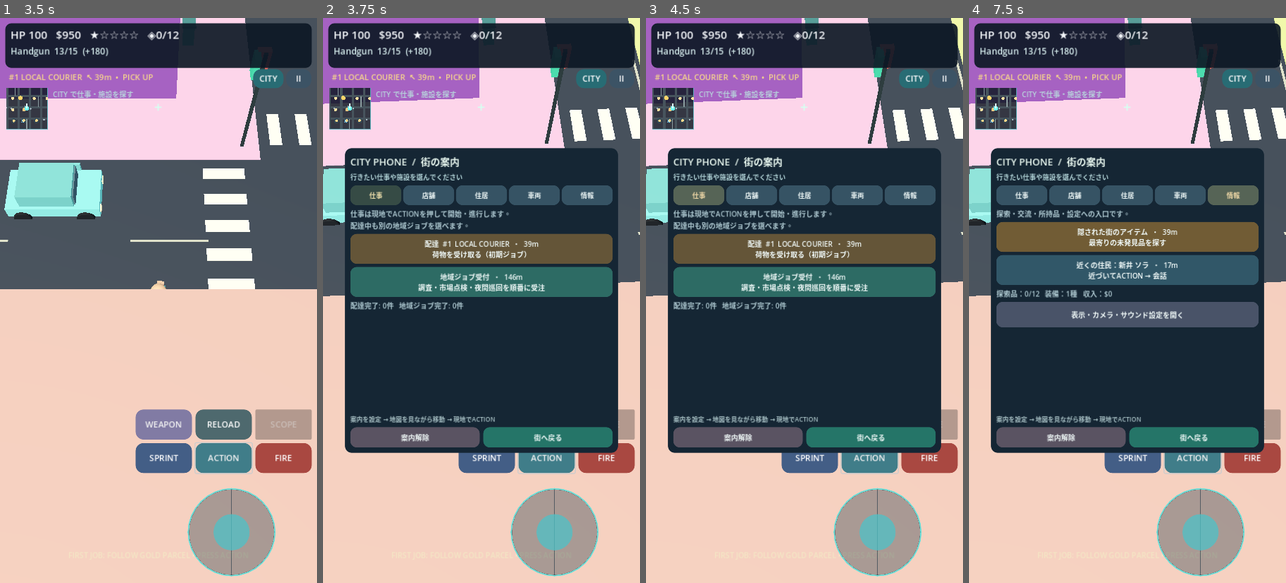
Above: before the commit, frames 1-4 (left to right).
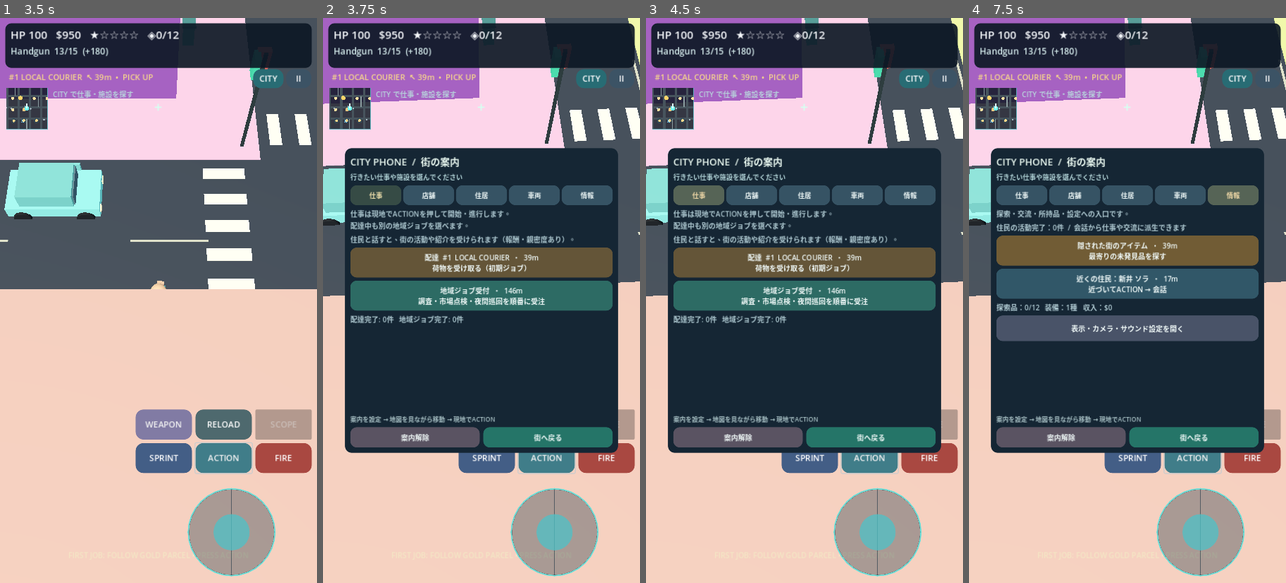
Above: after the commit, the same moments.

Repository: shejklgaia-png/Gt_a_like_game
Game: Godot game, scene res://scenes/main.tscn
The game is run twice, just before and just after one commit, with the same random seed, the same clock (stepped at 60 frames per second) and the same inputs.
Inputs (mouse positions are in pixels of both pictures, inside the frame that each line leads up to):
- Up to frame 1 (3.5 s): click "FIRE" at 0.5 s; click "ACTION" at 1.25 s; tap Enter at 2 s; move the mouse to (228, 272) at 2.02 s; hold D 2.03-2.75 s; hold Shift 2.03-2.75 s; click (228, 272) at 2.17 s; tap Space at 2.27 s; drag from (95, 328) to (142, 413) at 2.77 s
- Up to frame 2 (3.75 s): move the mouse to (513, 176) at 3.52 s; hold D from 3.53 s (still down); tap B at 3.6 s
- Up to frame 3 (4.5 s): release D at 4.25 s; click "仕事" at 4.25 s
- Up to frame 4 (7.5 s): click "店舗" at 5 s; click "住居" at 5.75 s; click "車両" at 6.5 s; click "情報" at 7.25 s

Frame 1 is identical in both runs. In frame 2, 7.5% of the frame differs, in the area x 8-92%, y 38-54%; in frame 3, 7.5%; in frame 4, 11%, in the area x 8-92%, y 36-58%.

Commit message:
Show conversation-origin jobs in CITY phone with active objective, directions, completed count and discovery hints

Diff:
--- a/scripts/city_phone.gd
+++ b/scripts/city_phone.gd
@@ -193,6 +193,12 @@
 
 func fill_jobs() -> void:
 	note("仕事は現地でACTIONを押して開始・進行します。\n配達中も別の地域ジョブを選べます。")
+	var social: PocketConversationActivities = game.conversation_activities
+	if is_instance_valid(social) and social.active:
+		destination("住民の活動：" + String(social.active_offer()["title"]),
+			social.objective_description(), "activity", "", social.objective_position(), Color("#6b6451"))
+	elif is_instance_valid(social):
+		note("住民と話すと、街の活動や紹介を受けられます（報酬・親密度あり）。")
 	var contract: Dictionary = GameData.delivery_contract(game.deliveries)
 	var label := "配達  #%d  %s" % [game.deliveries + 1, String(contract["title"])]
 	var status := "荷物の届け先（制限時間あり）" if game.mission_stage == 1 else "荷物を受け取る（初期ジョブ）"
@@ -259,6 +265,9 @@
 
 func fill_discoveries() -> void:
 	note("探索・交流・所持品・設定への入口です。")
+	if is_instance_valid(game.conversation_activities):
+		var activities: PocketConversationActivities = game.conversation_activities
+		note("住民の活動完了：%d件  /  会話から仕事や交流に派生できます" % activities.total_completed)
 	var closest_id := -1
 	var best := INF
 	for i in range(game.street_finds.total_count()):
